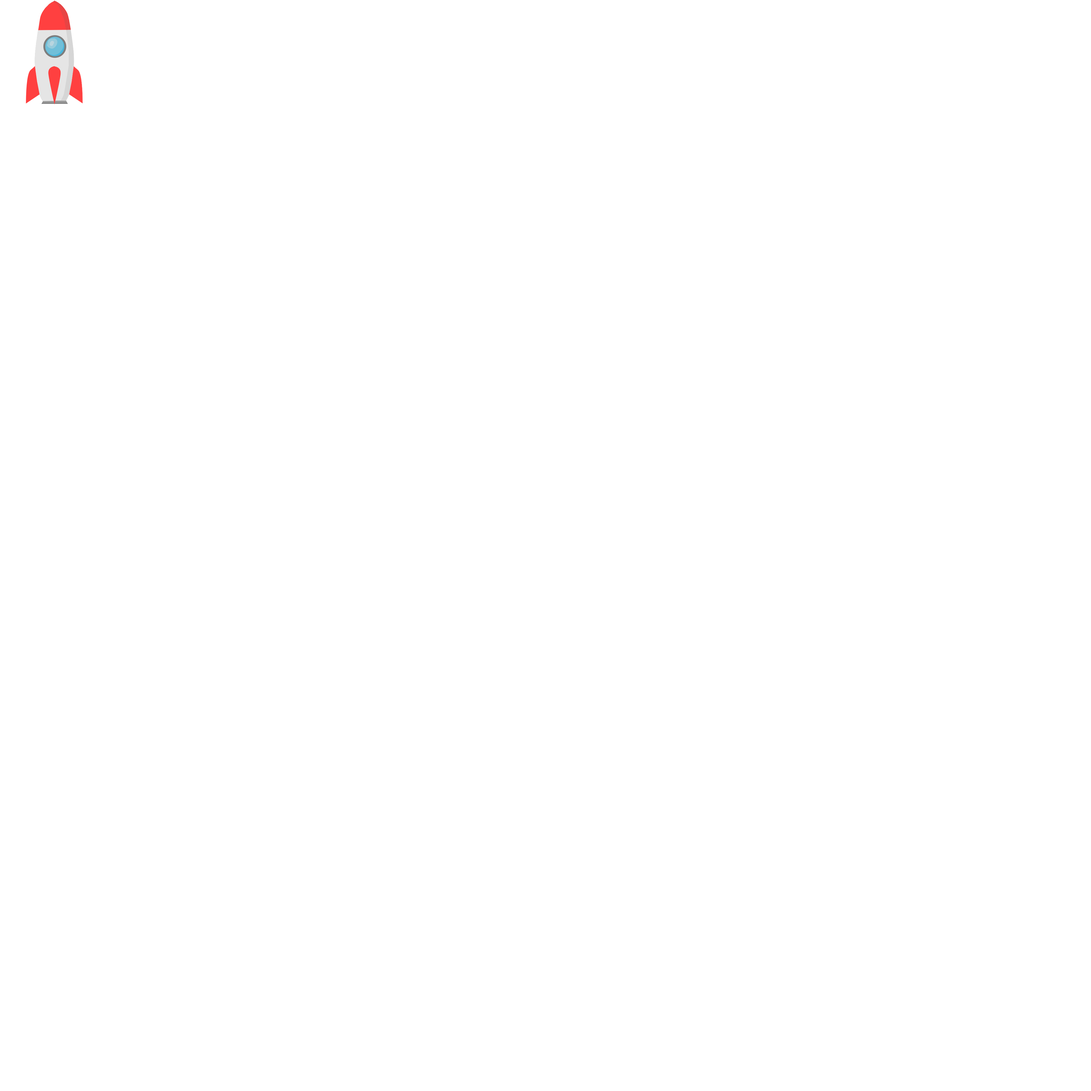
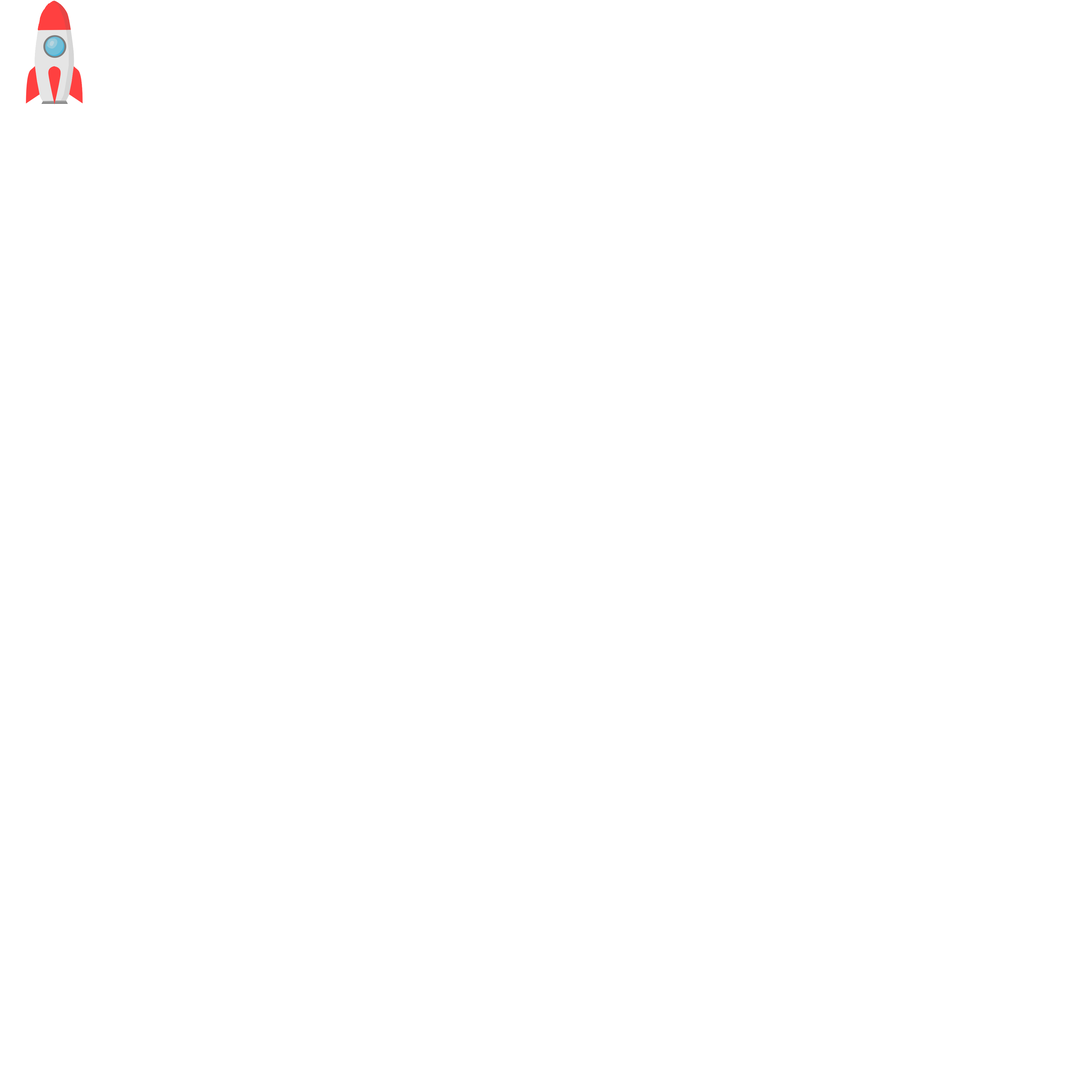
Layer changes from the first 1091 × 1091 image to the second:
painted on "0_default-rocket" over (37, 0, 56, 31)
painted on "Paint Layer 1" over (37, 0, 56, 31)
